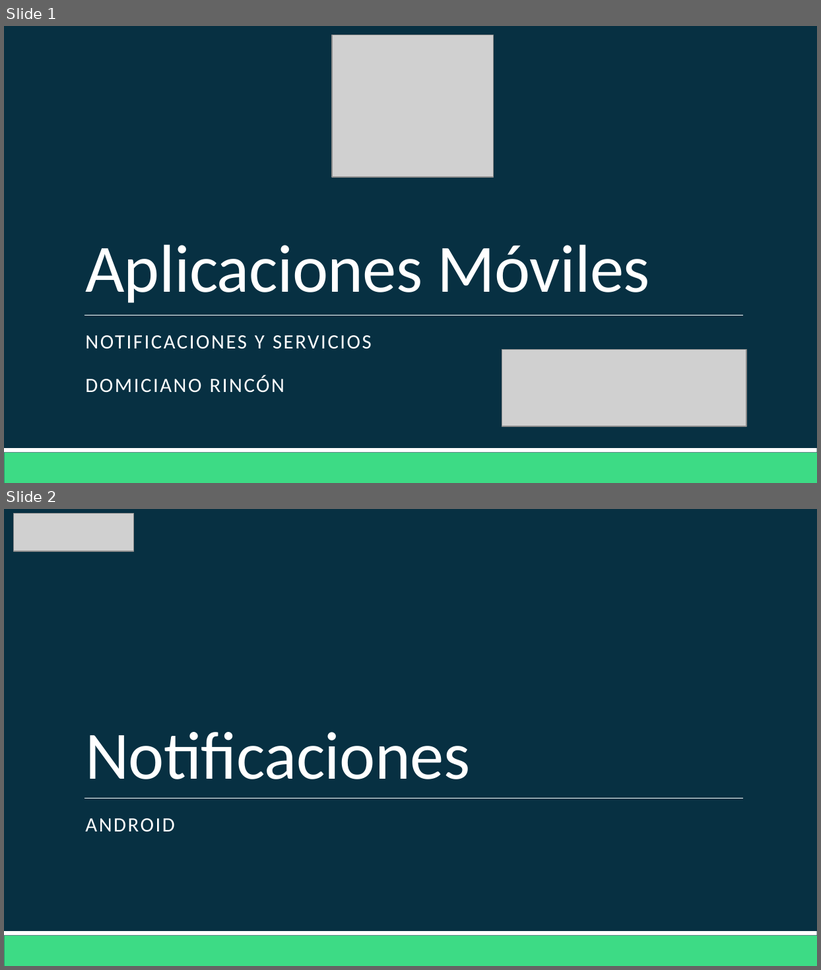
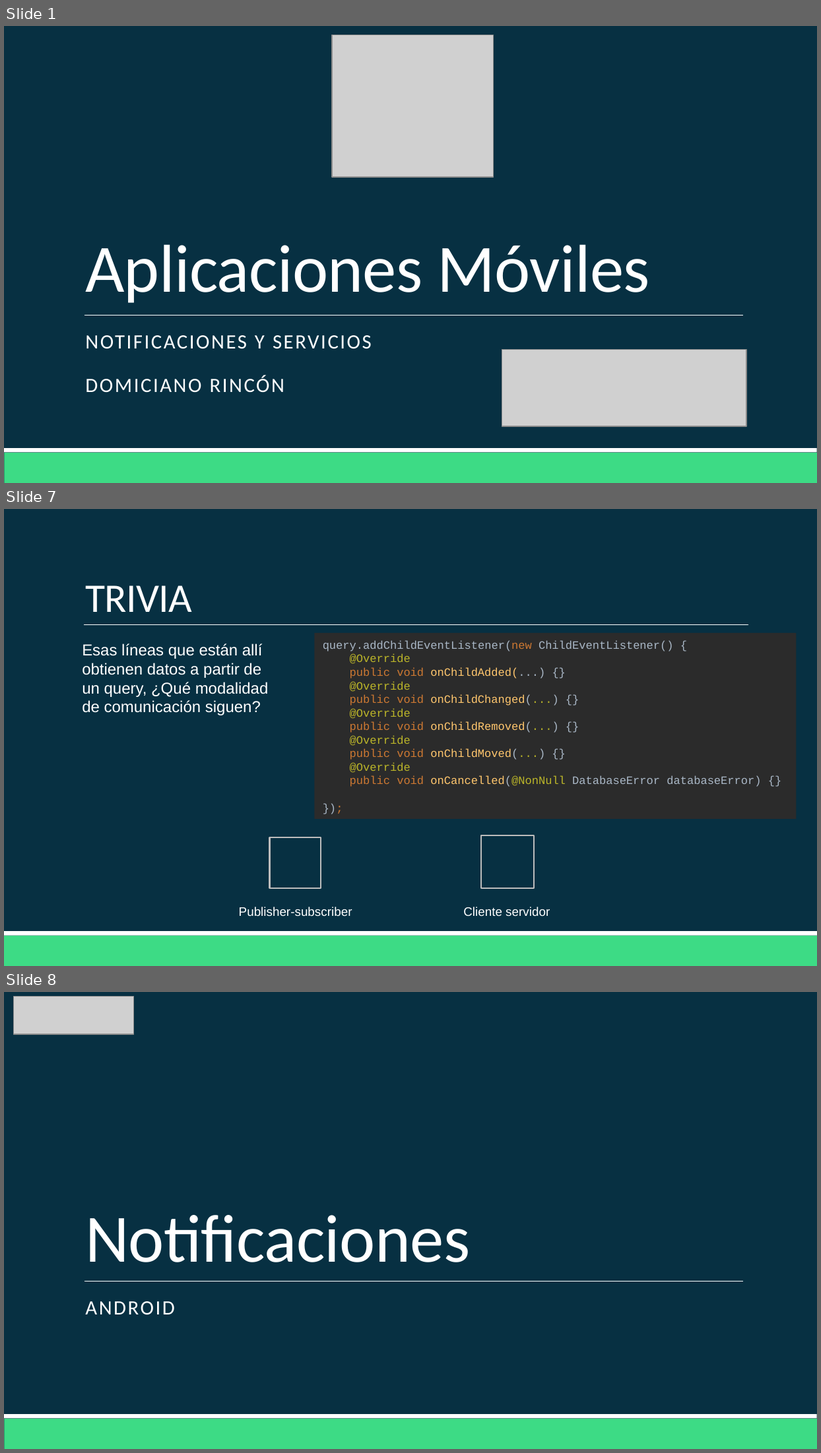
Before and after one commit to Domiciano/AppMoviles201, a slide deck: Clase 12/Clase 12.pptx. Shown one above the other, each under a label of ours: slides 1 and 2 before the commit, slides 1, 7 and 8 after it; the slides between them are not shown. The pictures are 821x970 and 821x1453 pixels, drawn with LibreOffice and Linux fonts; fonts in the diff are those of the drawing; grey boxes stand for pictures. Boxes give left, top, right and bottom in pixels: in the first picture for what was removed or moved away, otherwise in the second. Text is boxed around its words. In the diff, an @@ line names an element or a change of style, - is before the commit and + after.

```diff
--- a/Clase 12/Clase 12.pptx
+++ b/Clase 12/Clase 12.pptx
@@ slide 7 added at bbox=[4, 509, 817, 966], background #073042; not listed: 2 template elements that a slide beside it also shows @@
@@ title added at bbox=[85, 586, 192, 612], 36 pt, text #FFFFFF @@
+TRIVIA
@@ line added from (84, 625) to (748, 625), #FFFFFF 0.5 pt @@
@@ text added at bbox=[82, 644, 269, 716], 14 pt, text #FFFFFF @@
+Esas líneas que están allí obtienen datos a partir de un query, ¿Qué modalidad de comunicación siguen?
@@ rectangle added at bbox=[315, 633, 796, 820], fill #2B2B2B, 10 pt, text #A9B7C6 @@
+query.addChildEventListener(new ChildEventListener() {
+@Override
+public void onChildAdded(...) {}
+@Override
+public void onChildChanged(...) {}
+@Override
+public void onChildRemoved(...) {}
+@Override
+public void onChildMoved(...) {}
+@Override
+public void onCancelled(@NonNull DatabaseError databaseError) {}
+});
@@ rectangle added at bbox=[270, 838, 321, 889], outline #BDBDBD 1.25 pt @@
@@ rectangle added at bbox=[481, 836, 534, 889], outline #BDBDBD 1.25 pt @@
@@ text added at bbox=[239, 907, 352, 916], 11 pt, text #FFFFFF @@
+Publisher-subscriber
@@ text added at bbox=[463, 907, 550, 916], 11 pt, text #FFFFFF @@
+Cliente servidor
@@ what was slide 2 is now slide 8 @@
```
Also in this commit, not shown: 12 other slides added, 2 other files.
